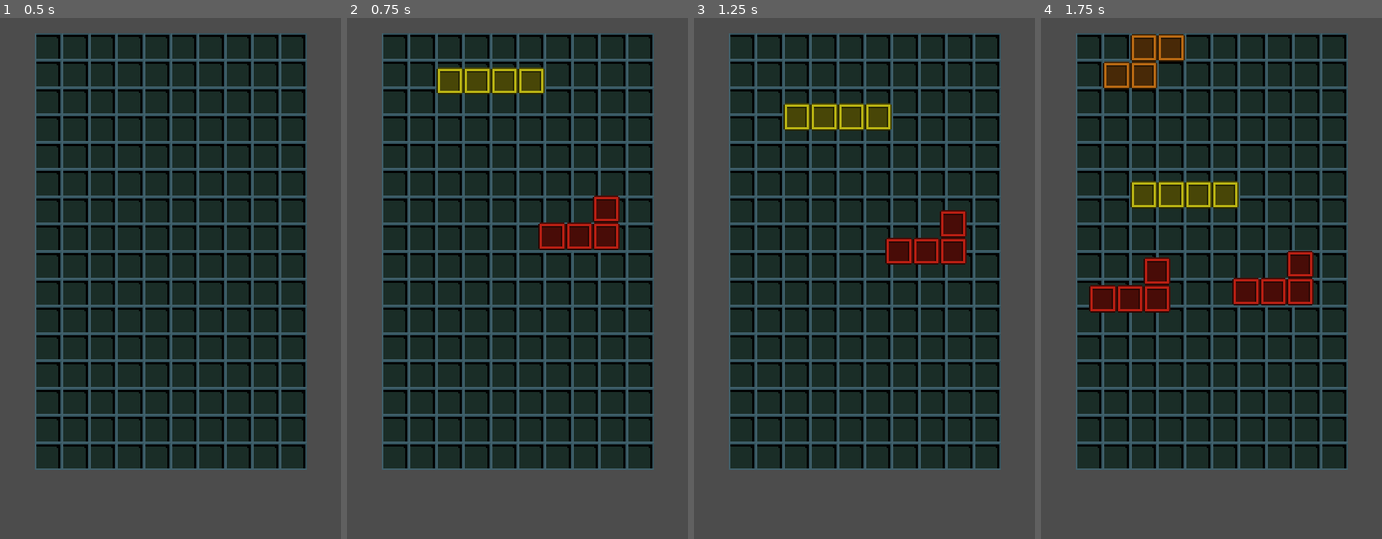
Above: before the commit, frames 1-4 (left to right).
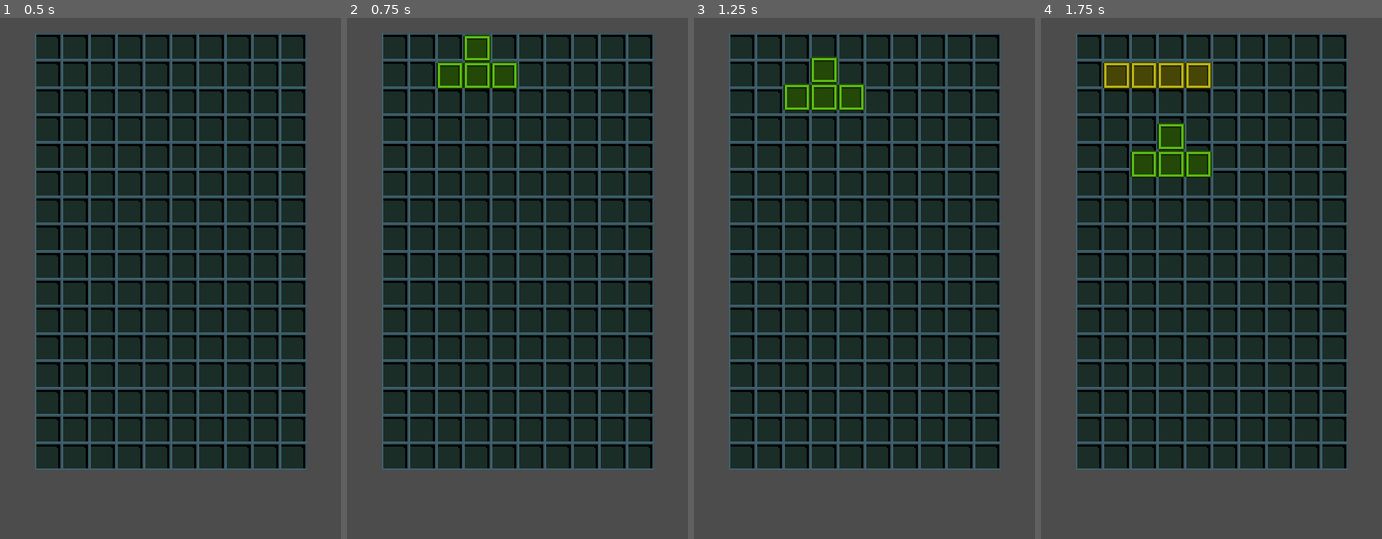
Above: after the commit, the same moments.

Repository: GreenSandX/tetris
Game: Godot game, scene res://Root.tscn
Two runs of this game, one before a commit and one after it. Both use one fixed random seed, a clock stepped at 60 frames per second and the inputs below.
Inputs (mouse positions are in pixels of both pictures, inside the frame that each line leads up to):
- Up to frame 1 (0.5 s): no input
- Up to frame 2 (0.75 s): tap Enter at 0.5 s; move the mouse to (592, 221) at 0.52 s; hold Right (ui_right) from 0.53 s (still down); hold End (ui_end) from 0.53 s (still down); click (592, 221) at 0.67 s
- Up to frame 3 (1.25 s): keep holding Right (ui_right); keep holding End (ui_end); tap 1 (btn_1, bound only after the commit) at 0.8 s
- Up to frame 4 (1.75 s): move the mouse to (1143, 278) at 1.27 s; release Right (ui_right) at 1.28 s; release End (ui_end) at 1.28 s; hold Down (ui_down) from 1.28 s (still down); tap 1 (btn_1, bound only after the commit) at 1.35 s; click (1143, 278) at 1.42 s; tap End (ui_end) at 1.55 s

Frame 1 is identical in both runs. In frame 2, 3.9% of the frame differs, in the area x 26-80%, y 3-45%; in frame 3, 4.6%; in frame 4, 9.0%, in the area x 14-80%, y 3-57%.
Error before the commit: Invalid call. Nonexistent function 'move_towards' in base 'Nil'. (res://Game/Game.gd:33)

Commit message:
基本merge功能

Diff:
--- a/Game/BrickFactory/Bit.gd
+++ b/Game/BrickFactory/Bit.gd
@@ -2,12 +2,16 @@
 extends Area2D
 
 onready var link_point_prefab = preload("./LinkPoint.tscn")
-onready var bit_shape_prefab  = preload("./Bit_Shape.tscn")
+
+signal connected(brick_A, tile_pos_A, point_towards_A,
+		brick_B, tile_pos_B, point_towards_B)
 
 var BLOCK_STEP_HLAF = GamePara.BLOCK_STEP / 2
 
 var in_brick_position:Vector2
-var shape_owner:int
+
+var link_points_list
+
 
 
 func _init(x:int, y:int):
@@ -18,7 +22,6 @@
 
 
 func _ready():
-	shape_owner = create_shape_owner(self)
 	set_collision_layer(2)
 	set_collision_mask(2)
 	add_link_point( 1,  0)
@@ -30,7 +33,9 @@
 func add_link_point(x:int, y:int) -> Area2D:
 	var link_point = link_point_prefab.instance()
 	link_point.position = Vector2(x, y) * BLOCK_STEP_HLAF
+	link_point.set_towards(Vector2(x, y))
 	add_child(link_point)
+	link_point.connect("touched", self, "on_bit_touched")
 	return link_point
 
 
@@ -40,12 +45,14 @@
 	return rec
 
 
-func add_shape_to(owner:int):
-	var rec = RectangleShape2D.new()
-	rec.set_extents(Vector2(BLOCK_STEP_HLAF - 0.1, BLOCK_STEP_HLAF - 0.1))
-	shape_owner_add_shape(owner, rec)
-	shape_owner_set_transform(owner, Transform2D(0.0, Vector2.ZERO))
-
-
-func _process(delta):
-	pass
+func on_bit_touched(point_A:Area2D, point_B:Area2D):
+	var brick_B = point_B.get_parent().get_parent()
+	if brick_B == get_parent():
+		point_B.queue_free()
+	else:
+		if get_parent().is_merging or brick_B.is_merging:
+			return
+		# 确认后转发具体的合并信息
+		emit_signal("connected",
+				get_parent(), in_brick_position, point_A.get_towards(),
+				brick_B, point_B.get_parent().in_brick_position, point_B.get_towards())
--- a/Game/BrickFactory/Bit_Shape.tscn
+++ /dev/null
@@ -1,7 +0,0 @@
-[gd_scene load_steps=2 format=2]
-
-[sub_resource type="RectangleShape2D" id=1]
-extents = Vector2( 7.8, 7.8 )
-
-[node name="Bit_Shape" type="CollisionShape2D"]
-shape = SubResource( 1 )
--- a/Game/BrickFactory/Brick.gd
+++ b/Game/BrickFactory/Brick.gd
@@ -6,9 +6,13 @@
 
 var velocity:Vector2
 var has_fade = false
+var color:Color
+var tiles_pos_list = []
+var is_merging = false
 
 var shape_owner
 
+var link_points_list = []
 
 func _ready():
 	mass = 3
@@ -30,31 +34,49 @@
 #	move_and_slide(velocity * weight)
 	if linear_velocity.length() <= 0.5 && linear_velocity.length() >= 0.005 && has_fade == true:
 		if (Vector2(int(position.x) % 16, int(position.y) % 16)).length() <= 0.02:
-#			set_mode(1)
-			set_sleeping(true)
+#			set_linear_damp(100)
+
 			pass
 	has_fade = true
 
 
 func _integrate_forces(state):
-
 #	state.apply_central_impulse(target_position - position)
 	state.apply_central_impulse(Vector2(0, mass))
 	pass
 
 
-func add_cell(x:int, y:int):
+func add_cell(x, y):
+	print("adding cell at : ", x, ", ", y)
 	# 增加贴图
-	visiual_tile.set_cell(x, y, 0)
+	visiual_tile.set_cellv(Vector2(x, y), 0)
+
+
+#	visiual_tile.fix_invalid_tiles()
+	print("now tiles is : ", visiual_tile.get_used_cells())
+	tiles_pos_list.append(Vector2(x, y))
+	# 增加碰撞逻辑块 Bit
+	add_bit(Vector2(x, y))
+
+
+func add_bit(tile_pos:Vector2):
 	# 按坐标增加 Bit 块
-	var bit = Bit.new(x, y)
+	var bit = Bit.new(tile_pos.x, tile_pos.y)
 	add_child(bit)
-	# 增加新的 Shape 至 shape_owner
+	# 增加新的 Shape
 #	bit.add_shape_to(shape_owner)
 	var owner = create_shape_owner(self)
 	shape_owner_add_shape(owner,bit.get_shape())
 	shape_owner_set_transform(owner, Transform2D(0.0, Vector2(
-			x * 16 + 8, y * 16 + 8) ))
+			tile_pos.x * 16 + 8, tile_pos.y * 16 + 8) ))
+	bit.connect("connected", self, "merge_to")
+
+
+func set_tile_map_color(tile_map:TileMap, color:Color):
+	if	tile_map == null:
+		get_material().set_shader_param("color", color)
+	else:
+		tile_map.get_material().set_shader_param("color", color)
 
 
 func move_towards(towards:Vector2):
@@ -71,5 +93,50 @@
 	set_mode(mode)
 
 
-func merge_to(brick:Brick):
-	pass
+func merge_to(  brick_A:Brick, tile_pos_A:Vector2, point_towards_A:Vector2,
+				brick_B:Brick, tile_pos_B:Vector2, point_towards_B:Vector2):
+#	GamePara.merge_to(
+#				brick_A, tile_pos_A, point_towards_A,
+#				brick_B, tile_pos_B, point_towards_B)
+	if brick_A.is_merging:
+		return
+	brick_A.is_merging = true
+	if brick_A.tiles_pos_list.size() < brick_B.tiles_pos_list.size():
+		return
+	if true:#brick_A.get_rid().get_id() > brick_B.get_rid().get_id():
+
+		print(brick_A, tile_pos_A, point_towards_A, brick_B, tile_pos_B, point_towards_B)
+
+		var new_tiles_pos_list = brick_B.tiles_pos_list
+		var new_tiles_color = brick_B.color
+		brick_B.queue_free()
+		#
+
+		print("merge at A :", tile_pos_A, " , and B :", tile_pos_B)
+
+		print("tiles_pos_list:  ", new_tiles_pos_list)
+
+
+		var rotate_deg = point_towards_B.angle_to(point_towards_A * -1)
+		var j = []
+		for i in range(new_tiles_pos_list.size()):
+
+			# 移动 B 的 Tile 的原点位置 到接触的 B Tile 坐标（平移）
+			j.append(new_tiles_pos_list[i] - tile_pos_B)
+
+			# 旋转 B 的 Tile
+#			j[i] = j[i].rotated(rotate_deg)
+
+			# 移动 B 的 Tile 的原点位置 到接触的 A Tile 朝向 point_towards 的坐标
+			j[i] += (tile_pos_A + point_towards_A)
+
+		new_tiles_pos_list = j
+		print("transted: 		", new_tiles_pos_list)
+
+		for i in new_tiles_pos_list:
+			var x = i.x
+			var y = i.y
+			print(x, ", ", y)
+			brick_A.add_cell(x, y)
+
+	brick_A.is_merging = false
--- a/Game/BrickFactory/BrickFactory.gd
+++ b/Game/BrickFactory/BrickFactory.gd
@@ -1,6 +1,10 @@
 class_name BrickFactory
 
 var brick_prefab = preload("./Brick.tscn")
+
+var next_type:int = 0
+
+var next_list = [1,4]
 
 var typeList = {
 	1:[
@@ -36,15 +40,24 @@
 }
 
 
-func create_brick_in(owner:Node2D, position:Vector2, type:int = 1) -> Node2D:
+func create_brick_in(owner:Node2D, position:Vector2, type:int) -> Node2D:
 	#
 	var brick:Node2D = brick_prefab.instance()
 	brick.global_position = position
 	owner.add_child(brick)
-	# 增加 Bit 块
+
+	if type == 0:
+		type = next_list.pop_back()
+		randomize()
+		next_list.push_front(randi() % 7 + 1)
+	# 增加 块
 	for i in typeList.get(type):
 		brick.add_cell(i[0], i[1])
-	# 改变颜色
-	brick.get_material().set_shader_param("color", colorList.get(type))
+	# 改变 颜色
+	brick.set_tile_map_color(null, colorList.get(type))
 
 	return brick
+
+func rand():
+	randomize()
+	next_type = randi() % 7 + 1
--- /dev/null
+++ b/Game/BrickFactory/LinkPoint.gd
@@ -0,0 +1,32 @@
+extends Area2D
+
+signal touched(point_A, pointB)
+
+var in_tile_towards:Vector2
+
+var timer = Timer.new()
+var target_point
+
+func _on_LinkPoint_area_entered(area):
+	target_point = area
+	add_child(timer)
+	timer.set_wait_time(1)
+	timer.start()
+	timer.connect("timeout", self, "timeout")
+
+
+func _on_LinkPoint_area_exited(area):
+	if area == target_point:
+		timer.stop()
+
+
+func timeout():
+	emit_signal("touched", self, target_point)
+	print("Time_out!")
+
+func set_towards(towards:Vector2):
+	in_tile_towards = towards
+
+
+func get_towards() -> Vector2:
+	return in_tile_towards
--- a/Game/BrickFactory/LinkPoint.tscn
+++ b/Game/BrickFactory/LinkPoint.tscn
@@ -1,9 +1,15 @@
-[gd_scene load_steps=2 format=2]
+[gd_scene load_steps=3 format=2]
+
+[ext_resource path="res://Game/BrickFactory/LinkPoint.gd" type="Script" id=1]
 
 [sub_resource type="CircleShape2D" id=1]
-radius = 0.5
+radius = 0.8
 
 [node name="LinkPoint" type="Area2D"]
+script = ExtResource( 1 )
 
 [node name="CollisionShape2D" type="CollisionShape2D" parent="."]
 shape = SubResource( 1 )
+
+[connection signal="area_entered" from="." to="." method="_on_LinkPoint_area_entered"]
+[connection signal="area_exited" from="." to="." method="_on_LinkPoint_area_exited"]
--- a/Game/Game.gd
+++ b/Game/Game.gd
@@ -30,15 +30,23 @@
 func _input(event):
 
 	if event.is_action_pressed("ui_right"):
+		if selected_brick == null:
+			return
 		selected_brick.move_towards(Vector2.RIGHT)
 #		selected_brick.position.x =  selected_brick.position.x + 16
 	if event.is_action_pressed("ui_left"):
+		if selected_brick == null:
+			return
 		selected_brick.move_towards(Vector2.LEFT)
 #		selected_brick.position.x =  selected_brick.position.x - 16
 	if event.is_action_pressed("ui_up"):
+		if selected_brick == null:
+			return
 		selected_brick.move_towards(Vector2.UP)
 #		selected_brick.position.y =  selected_brick.position.y - 16
 	if event.is_action_pressed("ui_down"):
+		if selected_brick == null:
+			return
 		selected_brick.move_towards(Vector2.DOWN)
 #		selected_brick.position.y =  selected_brick.position.y + 16
 
@@ -48,15 +56,18 @@
 				brickFactory.create_brick_in(self, Vector2(
 						(position.x + randi() % (WIDTH - 2) + 2) * BLOCK_STEP,
 						position.y + 16),
-						randi() % 7 + 1))
+#						randi() % 7 + 1))
+						0))
 
-	if event is InputEventMouseButton:
-		if event.button_index == BUTTON_LEFT and event.pressed:
-			brickFactory.create_brick_in(self, get_global_mouse_position(), 2)
-
-	if event is InputEventMouseButton:
-		if event.button_index == BUTTON_RIGHT and event.pressed:
-			selected_brick.move_to(get_global_mouse_position())
+	if event.is_action_pressed("btn_1"):
+		brickFactory.next_type = 1
+#	if event is InputEventMouseButton:
+#		if event.button_index == BUTTON_LEFT and event.pressed:
+#			brickFactory.create_brick_in(self, get_global_mouse_position(), 2)
+#
+#	if event is InputEventMouseButton:
+#		if event.button_index == BUTTON_RIGHT and event.pressed:
+#			selected_brick.move_to(get_global_mouse_position())
 
 
 func startGame():
--- a/Game/Game_para.gd
+++ b/Game/Game_para.gd
@@ -5,12 +5,68 @@
 var WIDTH 		= 10
 var HEIGHT 		= 16
 
+var is_merging = false
+
+var merge_timer = Timer.new()
 
 
-func _ready():
-	pass # Replace with function body.
+#func merge_to(brick_A, tile_pos_A:Vector2, point_towards_A:Vector2,
+#				brick_B, tile_pos_B:Vector2, point_towards_B:Vector2):
+#	merge_timer.connect("timeout", self, "merge_to")
+
+func merge_to(  brick_A, tile_pos_A:Vector2, point_towards_A:Vector2,
+				brick_B, tile_pos_B:Vector2, point_towards_B:Vector2):
+	if is_merging:
+		return
+	if brick_A.get_linear_velocity().length() > 1:
+		return
+	is_merging = true
+	var new_tiles_pos_list = []
+	var new_tiles_color:Color
+	if brick_A.get_rid().get_id() > brick_B.get_rid().get_id():
+
+		print(brick_A, tile_pos_A, point_towards_A, brick_B, tile_pos_B, point_towards_B)
+
+		new_tiles_pos_list = brick_B.tiles_pos_list
+		new_tiles_color = brick_B.color
+		brick_B.queue_free()
+		#
+
+		print("merge at A :", tile_pos_A, " , and B :", tile_pos_B)
+
+		print("tiles_pos_list:  ", new_tiles_pos_list)
 
 
-# Called every frame. 'delta' is the elapsed time since the previous frame.
-#func _process(delta):
-#	pass
+		var rotate_deg = point_towards_B.angle_to(point_towards_A * -1)
+#		print(rotate_deg)
+#		if abs(rotate_deg - PI/2) <= 0.5:
+#			rotate_deg = PI/2
+#		elif abs(rotate_deg - PI) <= 0.5:
+#			rotate_deg = PI
+#		elif abs(rotate_deg - (-PI/2)) <= 0.5:
+#			rotate_deg = -PI/2
+#		else :
+#			return
+
+		var j = []
+		for i in range(new_tiles_pos_list.size()):
+
+			# 移动 B 的 Tile 的原点位置 到接触的 B Tile 坐标（平移）
+			j.append(new_tiles_pos_list[i] - tile_pos_B)
+
+			# 旋转 B 的 Tile
+			j[i] = j[i].rotated(rotate_deg)
+
+			# 移动 B 的 Tile 的原点位置 到接触的 A Tile 朝向 point_towards 的坐标
+			j[i] += (tile_pos_A + point_towards_A)
+
+		new_tiles_pos_list = j
+		print("transted: 		", new_tiles_pos_list)
+
+		for i in new_tiles_pos_list:
+			var x = i.x
+			var y = i.y
+			print(x, ", ", y)
+			brick_A.add_cell(x, y)
+
+	is_merging = false
--- a/Root.tscn
+++ b/Root.tscn
@@ -7,7 +7,6 @@
 [ext_resource path="res://Game/BrickFactory/Brick.gd" type="Script" id=5]
 [ext_resource path="res://Assets/trans16.png" type="Texture" id=6]
 [ext_resource path="res://shader/color_swap.tres" type="Shader" id=7]
-[ext_resource path="res://Game/BrickFactory/Bit_Shape.tscn" type="PackedScene" id=8]
 
 [sub_resource type="ConvexPolygonShape2D" id=1]
 points = PoolVector2Array( 16, 16, 0, 16, 0, 0, 16, 0 )
@@ -100,5 +99,3 @@
 tile_set = SubResource( 9 )
 cell_size = Vector2( 16, 16 )
 format = 1
-
-[node name="Bit_Shape" parent="Game/Brick" instance=ExtResource( 8 )]
--- a/project.godot
+++ b/project.godot
@@ -74,6 +74,41 @@
 , Object(InputEventKey,"resource_local_to_scene":false,"resource_name":"","device":0,"alt":false,"shift":false,"control":false,"meta":false,"command":false,"pressed":false,"scancode":0,"physical_scancode":16777233,"unicode":0,"echo":false,"script":null)
  ]
 }
+btn_1={
+"deadzone": 0.5,
+"events": [ Object(InputEventKey,"resource_local_to_scene":false,"resource_name":"","device":0,"alt":false,"shift":false,"control":false,"meta":false,"command":false,"pressed":false,"scancode":0,"physical_scancode":49,"unicode":0,"echo":false,"script":null)
+ ]
+}
+btn_2={
+"deadzone": 0.5,
+"events": [ Object(InputEventKey,"resource_local_to_scene":false,"resource_name":"","device":0,"alt":false,"shift":false,"control":false,"meta":false,"command":false,"pressed":false,"scancode":0,"physical_scancode":50,"unicode":0,"echo":false,"script":null)
+ ]
+}
+btn_3={
+"deadzone": 0.5,
+"events": [ Object(InputEventKey,"resource_local_to_scene":false,"resource_name":"","device":0,"alt":false,"shift":false,"control":false,"meta":false,"command":false,"pressed":false,"scancode":0,"physical_scancode":51,"unicode":0,"echo":false,"script":null)
+ ]
+}
+btn_4={
+"deadzone": 0.5,
+"events": [ Object(InputEventKey,"resource_local_to_scene":false,"resource_name":"","device":0,"alt":false,"shift":false,"control":false,"meta":false,"command":false,"pressed":false,"scancode":0,"physical_scancode":52,"unicode":0,"echo":false,"script":null)
+ ]
+}
+btn_5={
+"deadzone": 0.5,
+"events": [ Object(InputEventKey,"resource_local_to_scene":false,"resource_name":"","device":0,"alt":false,"shift":false,"control":false,"meta":false,"command":false,"pressed":false,"scancode":0,"physical_scancode":53,"unicode":0,"echo":false,"script":null)
+ ]
+}
+btn_6={
+"deadzone": 0.5,
+"events": [ Object(InputEventKey,"resource_local_to_scene":false,"resource_name":"","device":0,"alt":false,"shift":false,"control":false,"meta":false,"command":false,"pressed":false,"scancode":0,"physical_scancode":54,"unicode":0,"echo":false,"script":null)
+ ]
+}
+btn_7={
+"deadzone": 0.5,
+"events": [ Object(InputEventKey,"resource_local_to_scene":false,"resource_name":"","device":0,"alt":false,"shift":false,"control":false,"meta":false,"command":false,"pressed":false,"scancode":0,"physical_scancode":55,"unicode":0,"echo":false,"script":null)
+ ]
+}
 
 [layer_names]
 
Not shown: 1 places in Root.tscn that only renumber resources
